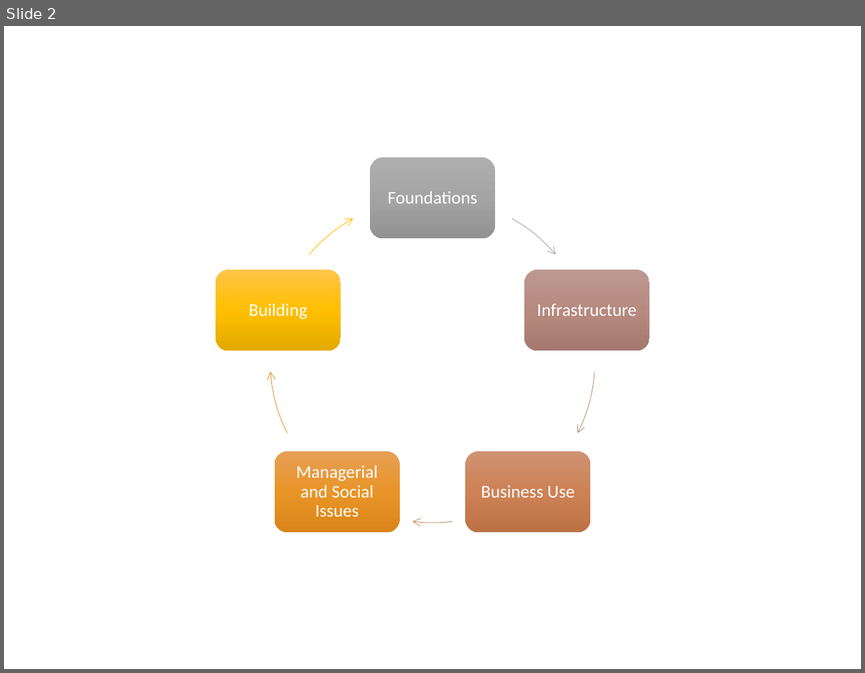
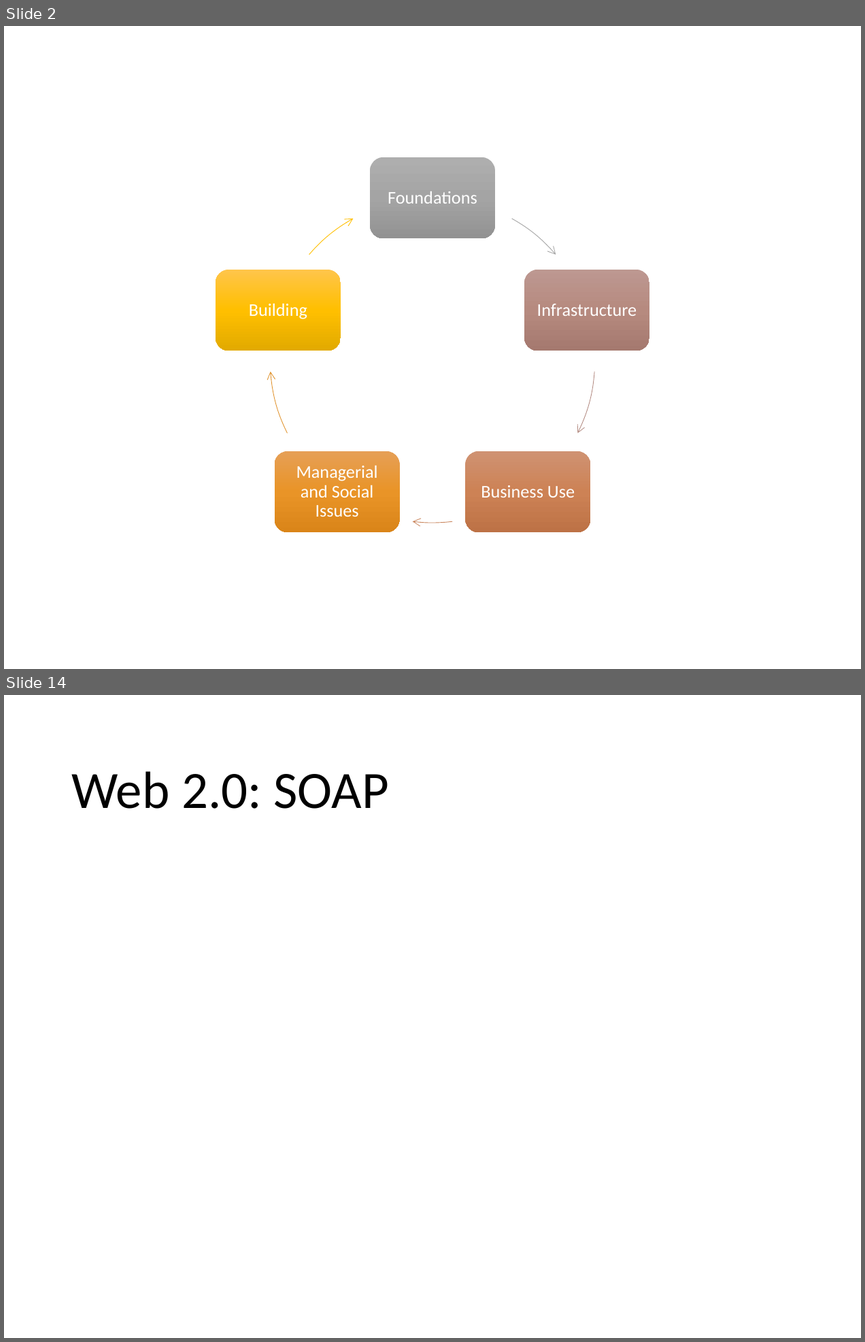
Before and after one commit to colinbellCA/1161.cs330-uwaterloo-sematic_analytics, a slide deck: 1161.cs330-social_graphs_and_semantic_analytics.pptx. Shown one above the other, each under a label of ours: slide 2 before the commit, slides 2 and 14 after it; the slides between them are not shown. The pictures are 865x673 and 865x1342 pixels, drawn with LibreOffice and Linux fonts; fonts in the diff are those of the drawing. Boxes give left, top, right and bottom in pixels: in the first picture for what was removed or moved away, otherwise in the second. Text is boxed around its words. In the diff, an @@ line names an element or a change of style, - is before the commit and + after.

```diff
--- a/1161.cs330-social_graphs_and_semantic_analytics.pptx
+++ b/1161.cs330-social_graphs_and_semantic_analytics.pptx
@@ slide 14 added at (4,695,861,1338), background #FFFFFF @@
@@ title added at (71,771,389,809), 44 pt, text #000000 @@
+Web 2.0: SOAP
```
Also in this commit, not shown: 2 slides changed, 12 other slides added, 1 other file.
